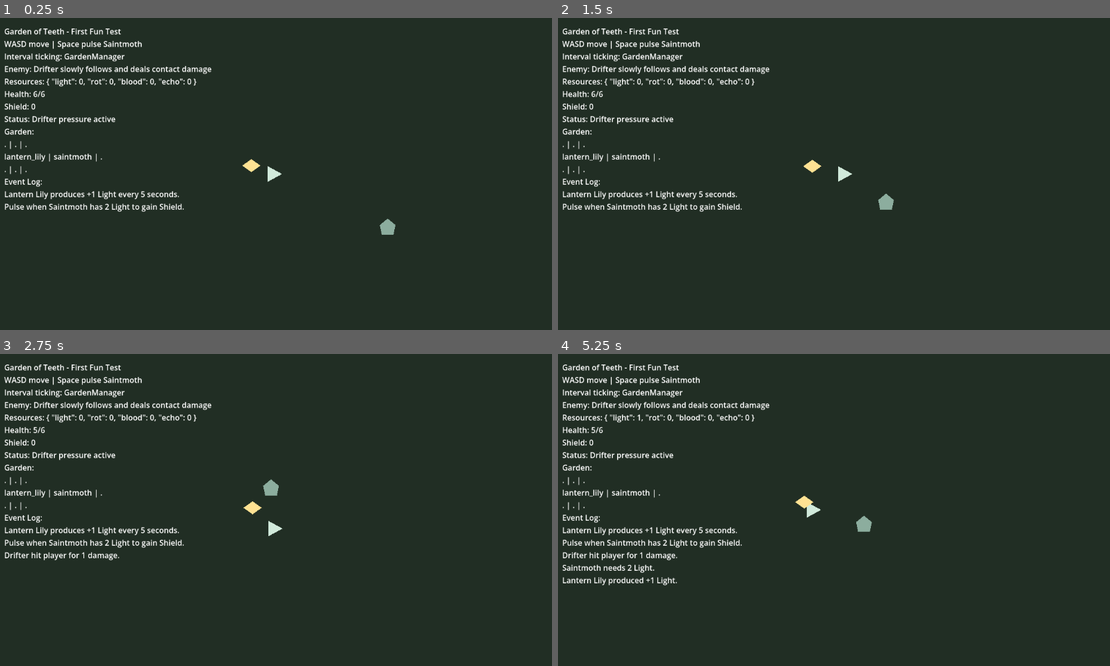
Above: before the commit, frames 1-4 (two rows, left to right).
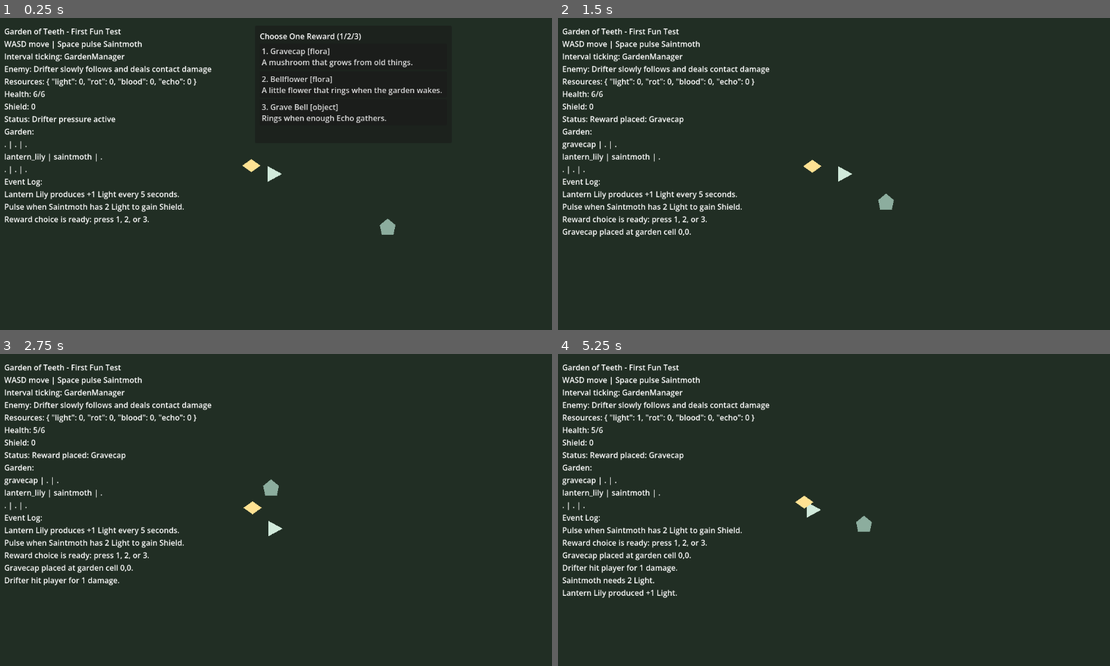
Above: after the commit, the same moments.

Repository: ImperfectRain/Garden-Godot
Game: Godot game, scene res://game/scenes/debug/first_fun_test.tscn
Two runs of this game, one before a commit and one after it. Both use one fixed random seed, a clock stepped at 60 frames per second and the inputs below.
Inputs (mouse positions are in pixels of both pictures, inside the frame that each line leads up to):
- Up to frame 1 (0.25 s): no input
- Up to frame 2 (1.5 s): click (911, 55) at 0.5 s, where only the run after the commit has a clickable "1. Gravecap [flora] A mushroo…"; tap Enter at 1.25 s; hold D (move_right) from 1.28 s (still down); tap 1 at 1.35 s
- Up to frame 3 (2.75 s): tap 2 at 1.55, 2.1 s; release D (move_right) at 2.03 s; hold S (move_down) from 2.03 s (still down); tap 3 at 2.3 s
- Up to frame 4 (5.25 s): release S (move_down) at 2.78 s; hold D (move_right) 2.78-3.53 s; tap 3 at 2.85, 4.55 s; tap 1 at 3.05, 4.35 s; hold W (move_up) 3.53-4.28 s; tap Space (pulse) at 3.6 s; tap 2 at 3.8, 5.1 s; hold A (move_left) from 4.28 s (still down)

The runs differ from the first frame. In frame 1, 1.6% of the frame differs, in the area x 0-81%, y 4-67%; in frame 2, 0.8%; in frame 3, 1.1%; in frame 4, 2.1%, in the area x 0-34%, y 31-79%.

Commit message:
mvp: add reward choice scaffold

Diff:
--- a/game/scenes/debug/first_fun_test.tscn
+++ b/game/scenes/debug/first_fun_test.tscn
@@ -1,9 +1,10 @@
-[gd_scene load_steps=5 format=3 uid="uid://first_fun_test"]
+[gd_scene load_steps=6 format=3 uid="uid://first_fun_test"]
 
 [ext_resource type="Script" path="res://game/scripts/core/first_fun_test.gd" id="1"]
 [ext_resource type="Script" path="res://game/scripts/player/player_controller.gd" id="2"]
 [ext_resource type="Script" path="res://game/scripts/companion/companion_controller.gd" id="3"]
 [ext_resource type="PackedScene" path="res://game/scenes/enemies/drifter.tscn" id="4"]
+[ext_resource type="PackedScene" path="res://game/scenes/ui/reward_choice_panel.tscn" id="5"]
 
 [node name="FirstFunTest" type="Node2D"]
 script = ExtResource("1")
@@ -49,3 +50,5 @@
 offset_right = 520.0
 offset_bottom = 240.0
 theme_override_font_sizes/font_size = 16
+
+[node name="RewardChoicePanel" parent="CanvasLayer" instance=ExtResource("5")]
--- /dev/null
+++ b/game/scenes/ui/reward_choice_panel.tscn
@@ -0,0 +1,28 @@
+[gd_scene load_steps=2 format=3 uid="uid://reward_choice_panel"]
+
+[ext_resource type="Script" path="res://game/scripts/ui/reward_choice_panel.gd" id="1"]
+
+[node name="RewardChoicePanel" type="PanelContainer"]
+visible = false
+offset_left = 536.0
+offset_top = 16.0
+offset_right = 944.0
+offset_bottom = 260.0
+script = ExtResource("1")
+
+[node name="MarginContainer" type="MarginContainer" parent="."]
+layout_mode = 2
+theme_override_constants/margin_left = 10
+theme_override_constants/margin_top = 10
+theme_override_constants/margin_right = 10
+theme_override_constants/margin_bottom = 10
+
+[node name="VBoxContainer" type="VBoxContainer" parent="MarginContainer"]
+layout_mode = 2
+
+[node name="Title" type="Label" parent="MarginContainer/VBoxContainer"]
+layout_mode = 2
+text = "Choose One Reward (1/2/3)"
+
+[node name="Choices" type="VBoxContainer" parent="MarginContainer/VBoxContainer"]
+layout_mode = 2
--- a/game/scripts/core/first_fun_test.gd
+++ b/game/scripts/core/first_fun_test.gd
@@ -3,6 +3,7 @@
 @onready var player := $Player
 @onready var saintmoth := $Saintmoth
 @onready var debug_label := $CanvasLayer/DebugLabel
+@onready var reward_choice_panel := $CanvasLayer/RewardChoicePanel
 
 const MAX_EVENT_LOG_LINES := 6
 
@@ -10,6 +11,7 @@
 var event_log: Array[String] = []
 var _last_health := 0
 var _last_shield := 0
+var _reward_has_been_claimed := false
 
 
 func _ready() -> void:
@@ -23,11 +25,15 @@
 	GardenResources.resource_changed.connect(_on_resource_changed)
 	GardenResources.resource_spent.connect(_on_resource_spent)
 	GardenResources.resource_failed.connect(_on_resource_failed)
+	GardenManager.piece_placed.connect(_on_piece_placed)
 	GardenManager.piece_triggered.connect(_on_piece_triggered)
+	reward_choice_panel.reward_selected.connect(_on_reward_selected)
 	_last_health = player.health
 	_last_shield = player.shield
 	_add_event("Lantern Lily produces +1 Light every 5 seconds.")
 	_add_event("Pulse when Saintmoth has 2 Light to gain Shield.")
+	_add_event("Reward choice is ready: press 1, 2, or 3.")
+	reward_choice_panel.show()
 	_refresh_debug("", 0, 0)
 
 
@@ -39,6 +45,27 @@
 	JournalManager.discover_piece(piece_id)
 	if piece_id == "lantern_lily":
 		_add_event("Lantern Lily produced +1 Light.")
+	_refresh_debug("", 0, 0)
+
+
+func _on_piece_placed(cell: Vector2i, piece_id: String) -> void:
+	JournalManager.discover_piece(piece_id)
+	if piece_id != "saintmoth":
+		_add_event("%s placed at garden cell %s,%s." % [_get_piece_name(piece_id), cell.x, cell.y])
+	_refresh_debug("", 0, 0)
+
+
+func _on_reward_selected(piece_id: String) -> void:
+	if _reward_has_been_claimed:
+		return
+	var placed_cell := GardenManager.place_piece_in_first_empty_cell(piece_id)
+	if placed_cell == Vector2i(-1, -1):
+		_add_event("No empty garden cell for %s." % _get_piece_name(piece_id))
+		_refresh_debug("", 0, 0)
+		return
+	_reward_has_been_claimed = true
+	reward_choice_panel.hide()
+	debug_message = "Reward placed: %s" % _get_piece_name(piece_id)
 	_refresh_debug("", 0, 0)
 
 
@@ -103,3 +130,8 @@
 	event_log.append(message)
 	while event_log.size() > MAX_EVENT_LOG_LINES:
 		event_log.pop_front()
+
+
+func _get_piece_name(piece_id: String) -> String:
+	var piece := ContentDatabase.get_garden_piece(piece_id)
+	return piece.get("name", piece_id)
--- a/game/scripts/garden/garden_manager.gd
+++ b/game/scripts/garden/garden_manager.gd
@@ -46,6 +46,19 @@
 	_clear_interval_timers_for_cell(cell)
 	piece_placed.emit(cell, piece_id)
 	return true
+
+
+func place_piece_in_first_empty_cell(piece_id: String) -> Vector2i:
+	for y in range(GRID_SIZE.y):
+		for x in range(GRID_SIZE.x):
+			var cell := Vector2i(x, y)
+			if cell == HEART_CELL:
+				continue
+			if not str(cells.get(cell, "")).is_empty():
+				continue
+			if place_piece(cell, piece_id):
+				return cell
+	return Vector2i(-1, -1)
 
 
 func remove_piece(cell: Vector2i) -> String:
--- /dev/null
+++ b/game/scripts/ui/reward_choice_panel.gd
@@ -0,0 +1,53 @@
+extends PanelContainer
+
+signal reward_selected(piece_id: String)
+
+@export var reward_piece_ids: Array[String] = ["gravecap", "bellflower", "grave_bell"]
+
+@onready var choices_box := $MarginContainer/VBoxContainer/Choices
+
+
+func _ready() -> void:
+	_build_choices()
+
+
+func _unhandled_input(event: InputEvent) -> void:
+	if not visible or (event is InputEventKey) == false or not event.is_pressed():
+		return
+	match event.keycode:
+		KEY_1:
+			_select_index(0)
+		KEY_2:
+			_select_index(1)
+		KEY_3:
+			_select_index(2)
+
+
+func _build_choices() -> void:
+	for child in choices_box.get_children():
+		child.queue_free()
+	for index in range(reward_piece_ids.size()):
+		var piece_id := reward_piece_ids[index]
+		var piece := ContentDatabase.get_garden_piece(piece_id)
+		var button := Button.new()
+		button.text = _format_choice_text(index, piece_id, piece)
+		button.alignment = HORIZONTAL_ALIGNMENT_LEFT
+		button.pressed.connect(_select_index.bind(index))
+		choices_box.add_child(button)
+
+
+func _select_index(index: int) -> void:
+	if index < 0 or index >= reward_piece_ids.size():
+		return
+	reward_selected.emit(reward_piece_ids[index])
+
+
+func _format_choice_text(index: int, piece_id: String, piece: Dictionary) -> String:
+	if piece.is_empty():
+		return "%s. Unknown reward: %s" % [index + 1, piece_id]
+	return "%s. %s [%s]\n%s" % [
+		index + 1,
+		piece.get("name", piece_id),
+		piece.get("category", "unknown"),
+		piece.get("simple_description", "")
+	]
Not shown, changed: docs/COMMIT_LOG.md
Not shown, changed: docs/TECHNICAL_DESIGN.md
